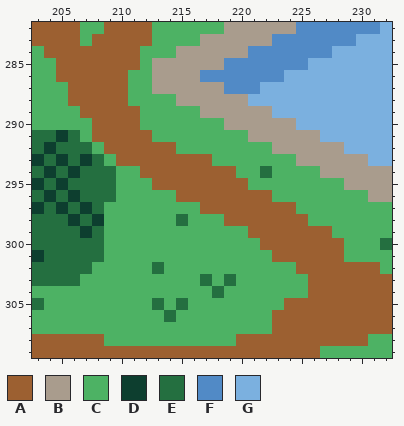
Two versions of one pixel-art file, godot/res/sprites/citymap.aseprite. This is how it looked before the edit.
288x512 pixels, 1 frame. Shown: x 203..232, y 282..309. The commit also changed other parts of the picture, which this record leaves out.
Palette (. is transparent): A #9c6031  B #a99c8d  C #4db264  D #0d3e2f  E #246f40  F #518ac6  G #7bb0df
Pixels before, first column x 203:
282 AAAACCAAAACCCCCCBBBBBBFFFFFFFG
283 AAAACAAAAACCCCBBBBBBFFFFFFFGGG
284 CAAAAAAAACCCBBBBBBFFFFFFFGGGGG
285 CCAAAAAAACBBBBBBFFFFFFFGGGGGGG
286 CCAAAAAACCBBBBFFFFFFFGGGGGGGGG
287 CCCAAAAACCBBBBBBFFFGGGGGGGGGGG
288 CCCAAAAACCCCBBBBBBGGGGGGGGGGGG
289 CCCCAAAAACCCCCBBBBBBGGGGGGGGGG
290 CCCCCAAAACCCCCCCBBBBBBGGGGGGGG
291 EEDECAAAAACCCCCCCCBBBBBBGGGGGG
292 EDEEECAAAAAACCCCCCCCBBBBBBGGGG
293 DEDEDECAAAAAAAACCCCCCCBBBBBBGG
294 EDEDEEECCAAAAAAAACCECCCCBBBBBB
295 DEDEEEECCCAAAAAAAACCCCCCCCBBBB
296 EDEDEEECCCCCAAAAAAAACCCCCCCCBB
297 DEDEDECCCCCCCCAAAAAAAACCCCCCCC
298 EEEDEDCCCCCCECCCAAAAAAACCCCCCC
299 EEEEDECCCCCCCCCCCCAAAAAAACCCCC
300 EEEEEECCCCCCCCCCCCCAAAAAAACCCE
301 DEEEEECCCCCCCCCCCCCCAAAAAACCCC
302 EEEEECCCCCECCCCCCCCCCCAAAAAAAC
303 EEEECCCCCCCCCCECECCCCCCAAAAAAA
304 CCCCCCCCCCCCCCCECCCCCCCAAAAAAA
305 ECCCCCCCCCECECCCCCCCCAAAAAAAAA
306 CCCCCCCCCCCECCCCCCCCAAAAAAAAAA
307 CCCCCCCCCCCCCCCCCCCCAAAAAAAAAA
308 AAAAAACCCCCCCCCCCAAAAAAAAAAACC
309 AAAAAAAAAAAAAAAAAAAAAAAACCCCCC
After the commit:
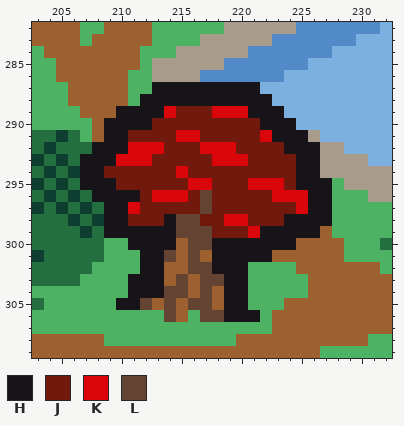
Colours new in this view: H #161419  J #71190d  K #db060b  L #634432
Changes in this commit:
layer "Park" added
layer "Parktree" added
layer "(Park)" removed
Changed rows in their new state; - is an unchanged pixel.
Layer "Parktree":
first column x 207:
287 ------HHHHHHHHH------
288 -----HHHHHHHHHHH-----
289 ---HHHHKJJJKKKHHH----
290 --HHHHJJJJJJJJJHHH---
291 --HHJJJJKKJJJJJKHHH--
292 -HHHKKKJJJKKKJJJJHHH-
293 HHHKKKJJJJJKKKJJJJHH-
294 HHJJJJJJKJJJJJJJJJHH-
295 HHHJJJJJJKKJJJKKKJHHH
296 -HHHHJKKKJLJJJJJKKKHH
297 --HHKJJJJJLJJJJJJJKHH
298 --HHJJJHLLJJKKJJJHHHH
299 --HHHHHHLLLJJJKHHHHH-
300 ----HHHHALLHHHHHHH---
301 -----HHLALAHHHHH-----
302 -----HHAALLHHH-------
303 ----HHHALALLHH-------
304 ----HHHLLALAHH-------
305 ---HHLALALLAHH-------
306 -------LA-LLHHH------
Where, in picture pixels (left, top, right, bottom), the same in both pictures:
changed: (80, 82, 332, 322)
